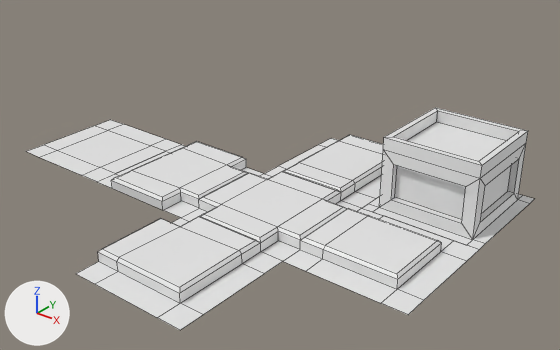
A saved change to the Blender file Assets/Assets/paths.blend.
Both versions are drawn from a camera (50 mm lens) standing at (6.74, -8.23, 5.81) and looking at (-0.11, 0.33, 0.5). The axes (+X, +Y, +Z) are drawn at lower left. The lights are the same throughout. Mesh edges are drawn as thin lines.

Names of what the first picture shows: 'Path_', 'Path_.001', 'Path_.002', 'Path_.003', 'Path_.004', 'Path_.005', 'Platform'.
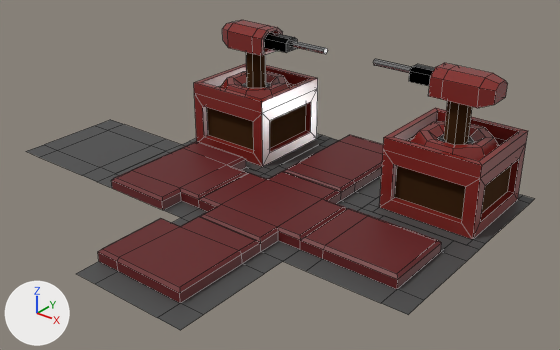
Pixel boxes [x1, y1, x2, y2] of what changed, in the pictures (560 x 350 px):
'Path_', recoloured, reshaped (13% narrower, 31% shorter)
    before: [182, 171, 361, 261]
    after: [26, 120, 181, 182]
'Platform.002', added
    after: [182, 64, 330, 174]
'Path_Cross', added
    after: [182, 171, 361, 261]
'Block_Cannon', added (brown)
    after: [373, 59, 508, 161]
'Path_.005', deleted
    before: [26, 120, 181, 182]
'Block_Cannon.001', added (brown)
    after: [220, 20, 327, 99]
part 1 of me_plane, recoloured (white to grey)
    both: [182, 174, 361, 261]
part 2 of me_plane, recoloured (white to brown)
    both: [199, 171, 347, 251]
part 3 of me_plane_003, recoloured (white to grey)
    both: [283, 208, 479, 315]
part 4 of me_plane_003, recoloured (white to brown)
    both: [300, 209, 442, 289]
part 5 of me_plane_004, recoloured (white to grey)
    both: [264, 138, 381, 208]
part 6 of me_plane_004, recoloured (white to brown)
    both: [284, 135, 383, 200]
part 7 of me_plane_005, recoloured (white to grey)
    both: [76, 218, 282, 330]
part 8 of me_plane_005, recoloured (white to brown)
    both: [98, 216, 261, 303]
part 9 of me_plane_006, recoloured (white to grey)
    both: [97, 145, 263, 218]
part 10 of me_plane_006, recoloured (white to brown)
    both: [112, 141, 247, 210]
part 11 of me_plane_008, recoloured
    before: [406, 122, 507, 161]
    after: [406, 135, 507, 146]
part 12 of me_plane_008, recoloured (grey to brown)
    both: [379, 108, 528, 239]
part 13 of me_plane_008, recoloured (grey to brown)
    both: [395, 166, 511, 219]
part 14 of me_plane_008, recoloured (white to grey)
    both: [363, 194, 534, 249]

The change, as a diff of the scene's bpy script:
```diff
--- a/Assets/Assets/paths.blend.py
+++ b/Assets/Assets/paths.blend.py
@@ mat_floor_top @@
+mat_floor_top = principled_material('Floor Top')
+mat_floor_top.base_color = (0.124, 0.0109, 0.0123)  # dark red #631b1d
@@ me_plane @@
 me_plane.from_pydata(...)  # 40 vertices, 33 faces; spans x -1.0..1.0, y -1.0..1.0, z 0.0..0.2
+# me_plane part 1: all 4 faces centred in x -0.8..0.8, y -0.8..0.8, z 0.0 switch from no material to mat_floor_bottom (dark grey #4a4a4a)
+# me_plane part 2: all 29 faces centred in x -1.0..1.0, y -1.0..1.0, z 0.08..0.2 switch from no material to mat_floor_top (dark red #631b1d)
@@ me_plane_003 @@
 me_plane_003.from_pydata(...)  # 28 vertices, 21 faces; spans x -1.0..1.0, y -1.0..1.0, z 0.0..0.2
+# me_plane_003 part 3: all 7 faces centred in x -0.8..0.8, y -0.8..0.8, z 0.0 switch from no material to mat_floor_bottom (dark grey #4a4a4a)
+# me_plane_003 part 4: all 14 faces centred in x -1.0..0.6, y -0.6..0.6, z 0.08..0.2 switch from no material to mat_floor_top (dark red #631b1d)
@@ me_plane_004 @@
 me_plane_004.from_pydata(...)  # 32 vertices, 25 faces; spans x -1.0..1.0, y -1.0..1.0, z 0.0..0.2
+# me_plane_004 part 5: all 6 faces centred in x -0.8..0.8, y -0.8..0.8, z 0.0 switch from no material to mat_floor_bottom (dark grey #4a4a4a)
+# me_plane_004 part 6: all 19 faces centred in x -0.6..0.6, y -1.0..1.0, z 0.08..0.2 switch from no material to mat_floor_top (dark red #631b1d)
@@ me_plane_005 @@
 me_plane_005.from_pydata(...)  # 32 vertices, 25 faces; spans x -1.0..1.0, y -1.0..1.0, z 0.0..0.2
+# me_plane_005 part 7: all 6 faces centred in x -0.8..0.8, y -0.8..0.8, z 0.0 switch from no material to mat_floor_bottom (dark grey #4a4a4a)
+# me_plane_005 part 8: all 19 faces centred in x -1.0..0.6, y -0.6..1.0, z 0.08..0.2 switch from no material to mat_floor_top (dark red #631b1d)
@@ me_plane_006 @@
 me_plane_006.from_pydata(...)  # 36 vertices, 29 faces; spans x -1.0..1.0, y -1.0..1.0, z 0.0..0.2
+# me_plane_006 part 9: all 5 faces centred in x -0.8..0.8, y -0.8..0.8, z 0.0 switch from no material to mat_floor_bottom (dark grey #4a4a4a)
+# me_plane_006 part 10: all 24 faces centred in x -0.6..1.0, y -1.0..1.0, z 0.08..0.2 switch from no material to mat_floor_top (dark red #631b1d)
@@ me_plane_007 @@
 me_plane_007.from_pydata(...)  # 16 vertices, 9 faces; spans x -1.0..1.0, y -1.0..1.0, z 0.0
+me_plane_007.materials.append(mat_floor_bottom)  # dark grey #4a4a4a
@@ me_plane_008 @@
 me_plane_008.from_pydata(...)  # 64 vertices, 57 faces; spans x -1.0..1.0, y -1.0..1.0, z 0.0..1.2
+# me_plane_008 part 11: the 1 face centred in x 0.0, y 0.0, z 1.0 switches from no material to mat_bare_metal (grey #ababab)
+# me_plane_008 part 12: 44 of the faces centred in x -0.8..0.8, y -0.8..0.8, z 0.1..1.2 switch from no material to mat_painted_metal (red #812622)
+# me_plane_008 part 13: all 4 faces centred in x -0.69..0.69, y -0.69..0.69, z 0.5 switch from no material to mat_rusty_metal (brown #5e3e25)
+# me_plane_008 part 14: all 8 faces centred in x -0.9..0.9, y -0.9..0.9, z 0.0 switch from no material to mat_floor_bottom (dark grey #4a4a4a)
+me_plane_008.materials.append(mat_bare_metal)  # grey #ababab
@@ ob_path @@
-ob_path = bpy.data.objects.new('Path_', me_plane)
+ob_path = bpy.data.objects.new('Path_', me_plane_007)
 ob_path.location = (0.0, 0.0, 0.0)
@@ ob_path__005 @@
-ob_path__005 = bpy.data.objects.new('Path_.005', me_plane_007)
@@ ob_block_cannon_001 @@
+ob_block_cannon_001 = bpy.data.objects.new('Block_Cannon.001', me_cylinder)  # 106 vertices, 89 faces; spans x -1.52..0.65, y -0.65..0.65, z 0.0..1.22; in mat_bare_metal (grey #ababab), mat_painted_metal (red #812622), mat_rusty_metal (brown #5e3e25), mat_dark_metal (black #000000)
+ob_block_cannon_001.location = (-2.0, 2.0, 1.0)
+ob_block_cannon_001.rotation_euler = (0.0, 0.0, 3.142)  # degrees (0, 0, 180)
@@ ob_block_cannon @@
+ob_block_cannon = bpy.data.objects.new('Block_Cannon', me_cylinder)  # 106 vertices, 89 faces; spans x -1.52..0.65, y -0.65..0.65, z 0.0..1.22; in mat_bare_metal (grey #ababab), mat_painted_metal (red #812622), mat_rusty_metal (brown #5e3e25), mat_dark_metal (black #000000)
+ob_block_cannon.location = (2.0, 2.0, 1.0)
@@ ob_platform_002 @@
+ob_platform_002 = bpy.data.objects.new('Platform.002', me_plane_001)  # 64 vertices, 57 faces; spans x -1.0..1.0, y -1.0..1.0, z 0.0..1.2; in mat_bare_metal (grey #ababab), mat_painted_metal (red #812622), mat_rusty_metal (brown #5e3e25), mat_floor_bottom (dark grey #4a4a4a)
+ob_platform_002.location = (-2.0, 2.0, 0.0)
@@ ob_path_cross @@
+ob_path_cross = bpy.data.objects.new('Path_Cross', me_plane)
+ob_path_cross.location = (0.0, 0.0, 0.0)
```
